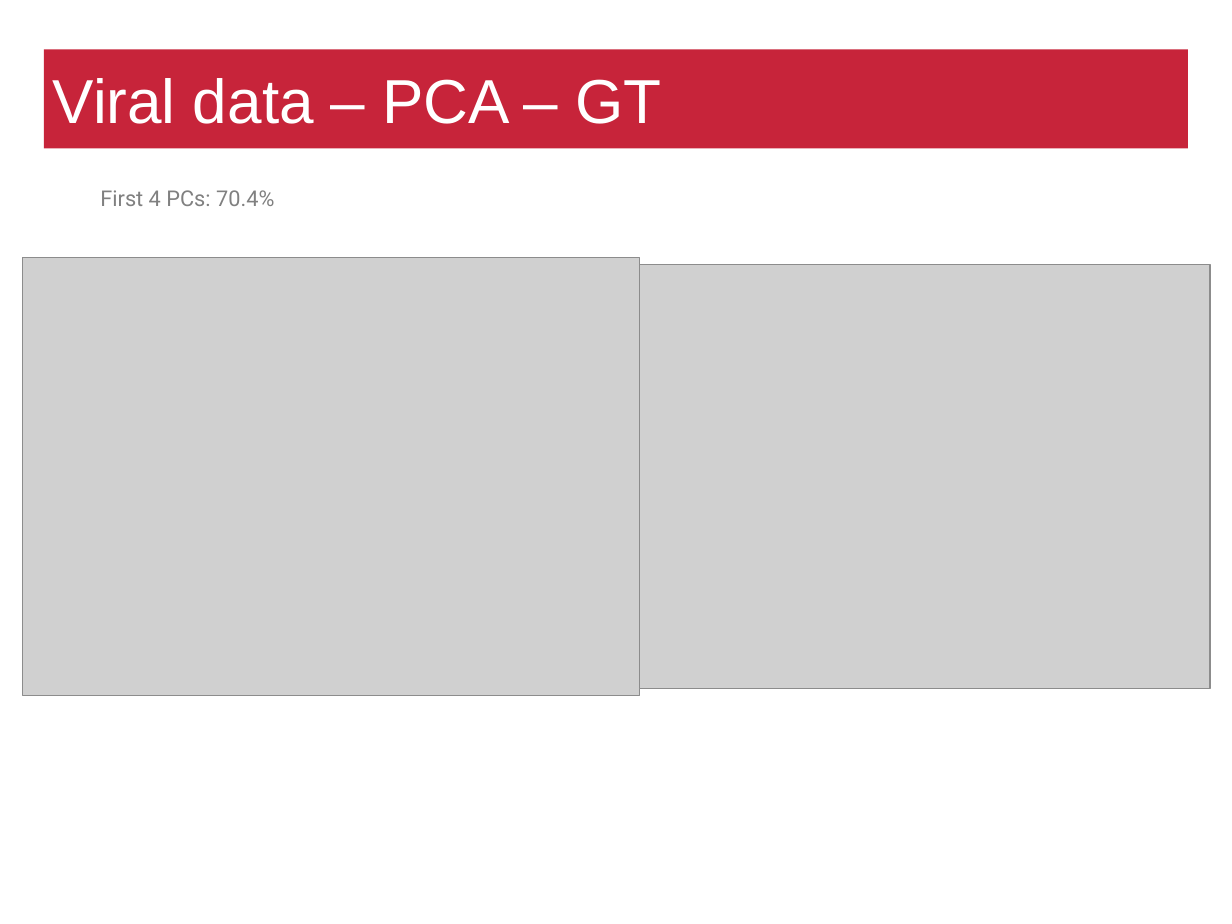
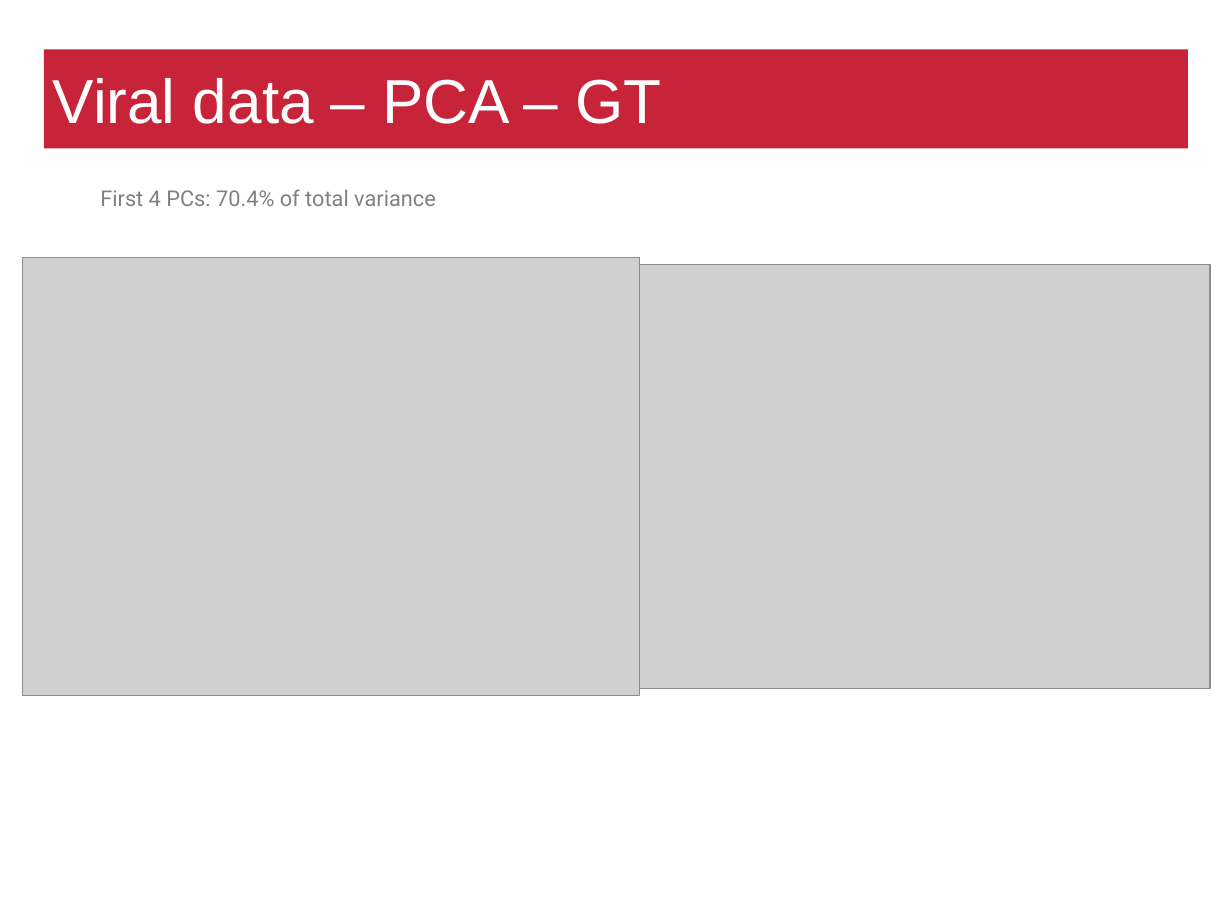
Before and after one commit to matthiaszeller/HBV, a slide deck: slide 11 of Presentation.odp. Drawn at 1232x924 pixels with LibreOffice and Linux fonts; fonts in the diff are those of the drawing; grey boxes stand for pictures; background and template pictures are left out. Boxes give left, top, right and bottom in pixels: in the first picture for what was removed or moved away, otherwise in the second. Text is boxed around its words. In the diff, an @@ line names an element or a change of style, - is before the commit and + after.

```diff
--- a/Presentation.odp
+++ b/Presentation.odp
@@ text at box(100, 189, 436, 206): text changed @@
-First 4 PCs: 70.4%
+First 4 PCs: 70.4% of total variance
```
Also in this commit, not shown: 22 other slides changed, 3 slides added, 2 slides removed, 8 other files.
